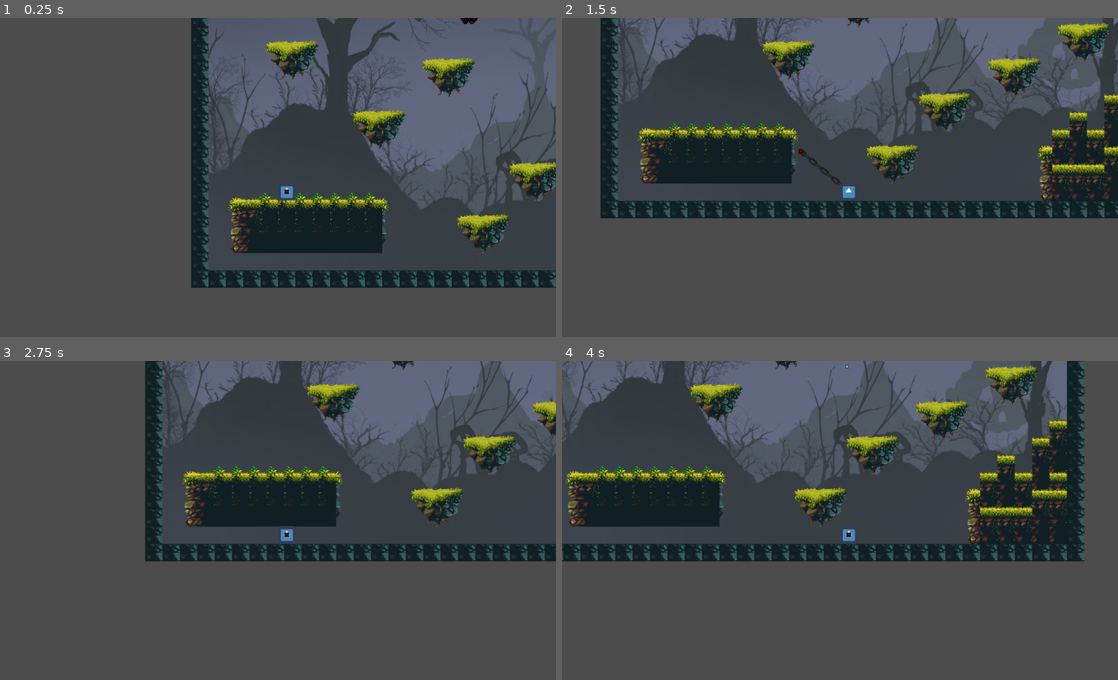
Above: before the commit, frames 1-4 (two rows, left to right).
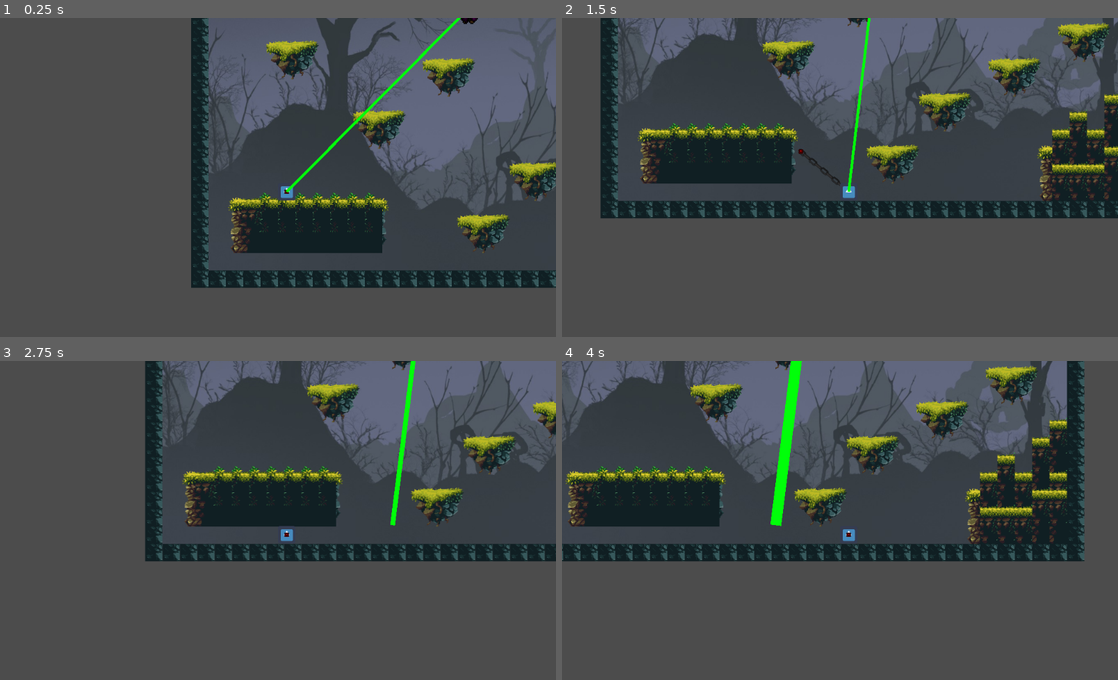
Above: after the commit, the same moments.

Repository: qwate/3chainz
Game: Godot game, scene res://game.tscn
The game is run twice, just before and just after one commit, with the same random seed, the same clock (stepped at 60 frames per second) and the same inputs. The engine's default icon, where the game draws it, is replaced by a stand-in: a white triangle on a blue panel in a dark square.
Inputs (mouse positions are in pixels of both pictures, inside the frame that each line leads up to):
- Up to frame 1 (0.25 s): no input
- Up to frame 2 (1.5 s): tap Enter at 0.5 s; move the mouse to (962, 167) at 0.52 s; hold Right (ui_right) from 0.53 s (still down); click (962, 167) at 0.6 s; tap Up (ui_up) at 0.77 s; move the mouse to (728, 199) at 1.27 s; right-click (728, 199) at 1.35 s
- Up to frame 3 (2.75 s): tap Up (ui_up) at 1.52 s; move the mouse to (333, 453) at 2.02 s; release Right (ui_right) at 2.03 s; hold Left (ui_left) from 2.03 s (still down); click (333, 453) at 2.1 s
- Up to frame 4 (4 s): move the mouse to (812, 590) at 2.77 s; release Left (ui_left) at 2.78 s; hold Right (ui_right) from 2.78 s (still down); right-click (812, 590) at 2.85 s; tap Up (ui_up) at 3.02, 3.77 s; move the mouse to (1006, 574) at 3.52 s; click (1006, 574) at 3.6 s

The runs differ from the first frame. In frame 1, 0.4% of the frame differs, in the area x 51-83%, y 0-55%; in frame 2, 0.3%; in frame 3, 0.5%; in frame 4, 1.1%, in the area x 37-52%, y 0-52%.

Commit message:
Added lazer attack, improved enemy ai

Diff:
--- a/game.tscn
+++ b/game.tscn
@@ -160,6 +160,7 @@
 [node name="game" type="Node2D"]
 
 [node name="map" type="Node2D" parent="."]
+editor/display_folded = true
 
 [node name="platforms" type="TileMap" parent="map"]
 tile_set = SubResource( 7 )
@@ -176,6 +177,7 @@
 texture = ExtResource( 2 )
 
 [node name="character" type="Node2D" parent="."]
+editor/display_folded = true
 
 [node name="body" type="KinematicBody2D" parent="character"]
 position = Vector2( 160, 416 )
@@ -230,25 +232,29 @@
 texture = ExtResource( 9 )
 vframes = 8
 hframes = 10
-frame = 13
+frame = 12
 
 [node name="mageAnimation" type="AnimationPlayer" parent="enemies/mage"]
-anims/mageWalk = SubResource( 11 )
+anims/mageWalk = SubResource( 10 )
 
 [node name="mageHitbox" type="CollisionShape2D" parent="enemies/mage"]
 position = Vector2( 0, 4.16962 )
-shape = SubResource( 12 )
+shape = SubResource( 11 )
 
 [node name="navPreview" type="Line2D" parent="enemies/mage"]
 texture_mode = 1
 
+[node name="lazer" type="Line2D" parent="enemies/mage"]
+default_color = Color( 0, 1, 0.0392157, 1 )
+texture_mode = 378075216
+
 [node name="guardian" type="KinematicBody2D" parent="enemies"]
 
 [node name="Navigation2D" type="Navigation2D" parent="enemies"]
 
 [node name="mageNavLayer" type="NavigationPolygonInstance" parent="enemies/Navigation2D"]
 position = Vector2( 0, 1.71475 )
-navpoly = SubResource( 8 )
+navpoly = SubResource( 12 )
 [connection signal="flightDone" from="character/body" to="character/chain" method="_on_body_flightDone"]
 [connection signal="hook_attached" from="character/chain" to="character/body" method="_on_chain_hook_attached"]
 [connection signal="playerHit" from="enemies/mage" to="character/body" method="_on_mage_playerHit"]
--- a/mage.gd
+++ b/mage.gd
@@ -12,7 +12,7 @@
 var fireBall = preload("res://fireBall.tscn")
 var navLayer
 var sprayTimer
-var burstData
+var lazerData
 var mainAttackArea
 var mainAttackSpeed
 var mainAttackTime
@@ -29,23 +29,33 @@
 	position = Vector2(512, 93)
 	player = get_node("../../character/body")
 	enemies = get_parent()
-	curAttack = "SPELLSPRAY"
+	curAttack = "LAZER"
 	isAlive = true
 	timer = 0.0
 	sprayTimer = {
 		"attackDuration": 7.0,
-		"fireDelay": .04,
+		"fireDelay": .06,
 		"overallTime": 0.0,
 		"sinceLast": 0.0,
 		"lastDirection": Vector2(-1, -0)
 	}
+	lazerData = {
+		"chargeDur": 3.0,
+		"chargeTime": 0.0,
+		"chargeCurTarget": Vector2(),
+		"chargeEndTarget": Vector2(),
+		"endTime": 4.0,
+		"width": 5,
+		"lockTime": 2
+	}
 
 
 func _physics_process(delta):
-	#print(curAttack)
 	playerLoc = player.global_position
 	if isAlive:
 		if curAttack == "SPELLSPRAY":
+			if $navPreview.points:
+				$navPreview.clear_points()
 			if sprayTimer["overallTime"] <= sprayTimer["attackDuration"]:
 				if sprayTimer["sinceLast"] >= sprayTimer["fireDelay"]:
 					var node = fireBall.instance()
@@ -59,13 +69,43 @@
 					sprayTimer["overallTime"] += delta
 				else:
 					sprayTimer["sinceLast"] += delta
-					sprayTimer["lastDirection"] = sprayTimer["lastDirection"].rotated(delta * 8)
+					sprayTimer["lastDirection"] = sprayTimer["lastDirection"].rotated(delta * 10)
 					sprayTimer["overallTime"] += delta
 			else:
 				curAttack = "MAIN"
 				mainAttackTime = 0.0
 				timer = 0.0
 				print("swapping to main")
+
+		elif curAttack == "LAZER":
+			$navPreview.clear_points()
+			lazerData["curTarget"] = to_local(player.position) + Vector2(16, 16)
+			if lazerData["chargeTime"] >= lazerData["chargeDur"]:
+				if lazerData["chargeTime"] < lazerData["endTime"]:
+					$lazer.clear_points()
+					$lazer.add_point(to_local(position))
+					$lazer.add_point(lazerData["endTarget"])
+					$lazer.width = 20
+				elif lazerData["chargeTime"] >= lazerData["endTime"]:
+					$lazer.clear_points()
+					curAttack = "MAIN"
+					mainAttackTime = 0.0
+					timer = 0.0
+					print("swapping to main")
+			elif lazerData["chargeTime"] < lazerData["chargeDur"]:
+				if lazerData["chargeTime"] < lazerData["lockTime"]:
+					lazerData["endTarget"] = lazerData["curTarget"]
+					$lazer.clear_points()
+					$lazer.add_point(to_local(position))
+					$lazer.add_point(lazerData["curTarget"])
+					$lazer.width = lazerData["width"]
+				elif lazerData["chargeTime"] > lazerData["lockTime"]:
+					$lazer.clear_points()
+					$lazer.add_point(to_local(position))
+					$lazer.add_point(lazerData["endTarget"])
+					lazerData["width"] += 5 * delta
+					$lazer.width = lazerData["width"]
+			lazerData["chargeTime"] += delta
 
 		elif curAttack == "MAIN":
 			if timer > 1:
@@ -85,8 +125,8 @@
 				timer += delta
 
 			if mainAttackMinTime < mainAttackTime:
-				var swapAttackRoll = randi() % 10
-				if swapAttackRoll < 2:
+				var swapAttackRoll = randi() % 100
+				if swapAttackRoll <= 2:
 					print("rolling! rolled: ", swapAttackRoll)
 					sprayTimer = {
 						"attackDuration": 7.0,
@@ -97,21 +137,33 @@
 					}
 					curAttack = "SPELLSPRAY"
 					print("swapping to spray")
+				elif swapAttackRoll > 2 and swapAttackRoll <= 4:
+					lazerData = {
+						"chargeDur": 3.0,
+						"chargeTime": 0.0,
+						"chargeCurTarget": Vector2(),
+						"chargeEndTarget": Vector2(),
+						"endTime": 4.0,
+						"width": 5,
+						"lockTime": 2
+					}
+					curAttack = "LAZER"
+					print("swapping to lazer")
 			else:
 				mainAttackTime += delta
 
 			$navPreview.clear_points()
 			if position.distance_to(player.position) > 200:
 				var path = navLayer.get_simple_path(position, player.position + Vector2(16, 16))
-	#			if path.size() > 0:
-	#				for i in range(0, path.size()):
-	#					$navPreview.add_point(to_local(path[i]))
+				if path.size() > 0:
+					for i in range(0, path.size()):
+						$navPreview.add_point(to_local(path[i]))
 				if position.distance_to(path[1]) < 5:
 					position = path[1]
 					path.remove(1)
-				position = position.linear_interpolate(path[1], delta * .7)
+				position += position.direction_to(path[1]) * delta * 100
 			elif position.distance_to(player.position) < 100:
-				position = position.linear_interpolate(player.position - position, delta * .1)
+				position = lerp(position, player.position, delta * -1)
 
 
 func mainAttack():
Not shown: 4 places in game.tscn that only renumber resources
